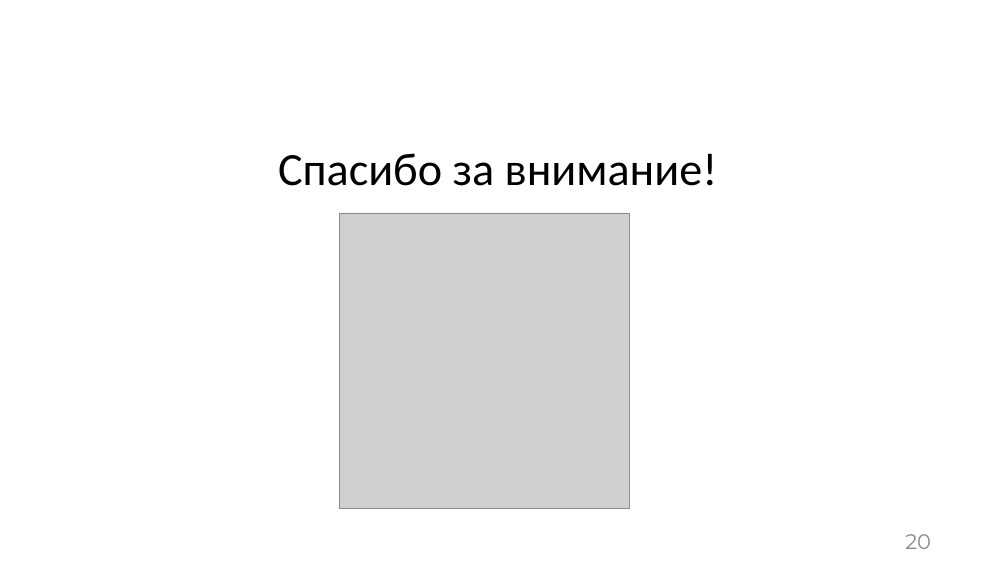
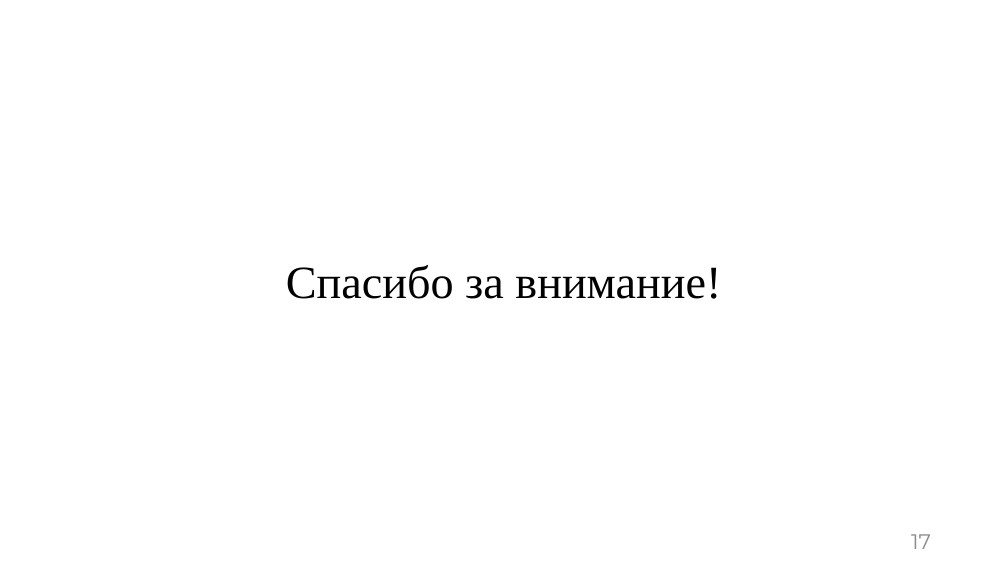
Before and after one commit to asusoft/Diplomnaya, a slide deck: slide 17 of ВКР/Презентация/Презентация к БКР Шеху А.У. ПрИн-467.pptx (slide 20 before the commit). Drawn at 1008x567 pixels with LibreOffice and Linux fonts; fonts in the diff are those of the drawing; grey boxes stand for pictures. Boxes give left, top, right and bottom in pixels: in the first picture for what was removed or moved away, otherwise in the second. Text is boxed around its words. In the diff, an @@ line names an element or a change of style, - is before the commit and + after.

```diff
--- a/ВКР/Презентация/Презентация к БКР Шеху А.У. ПрИн-467.pptx
+++ b/ВКР/Презентация/Презентация к БКР Шеху А.У. ПрИн-467.pptx
@@ title "Спасибо за внимание!": place and size @@
-title "Спасибо за внимание!" at (278,153,718,186)
+title "Спасибо за внимание!" at (286,265,721,299)
@@ title "Спасибо за внимание!" at (286,265,721,299): font Calibri to Times New Roman @@
@@ picture removed at (340,213,629,509) @@
@@ page number at (911,534,931,549): text changed @@
-20
+17
```
Also in this commit, not shown: 10 other slides changed, 6 slides added, 9 slides removed, 29 other files.
